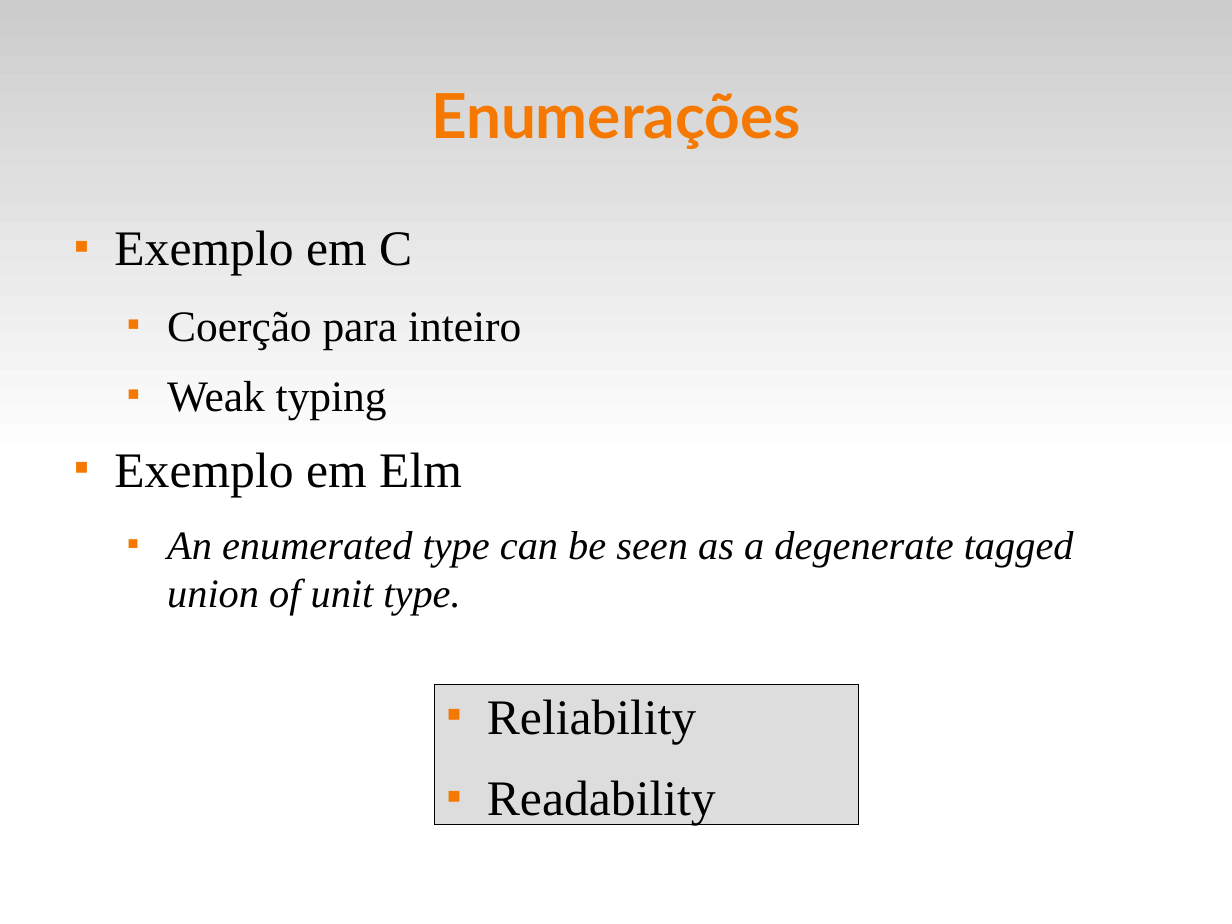
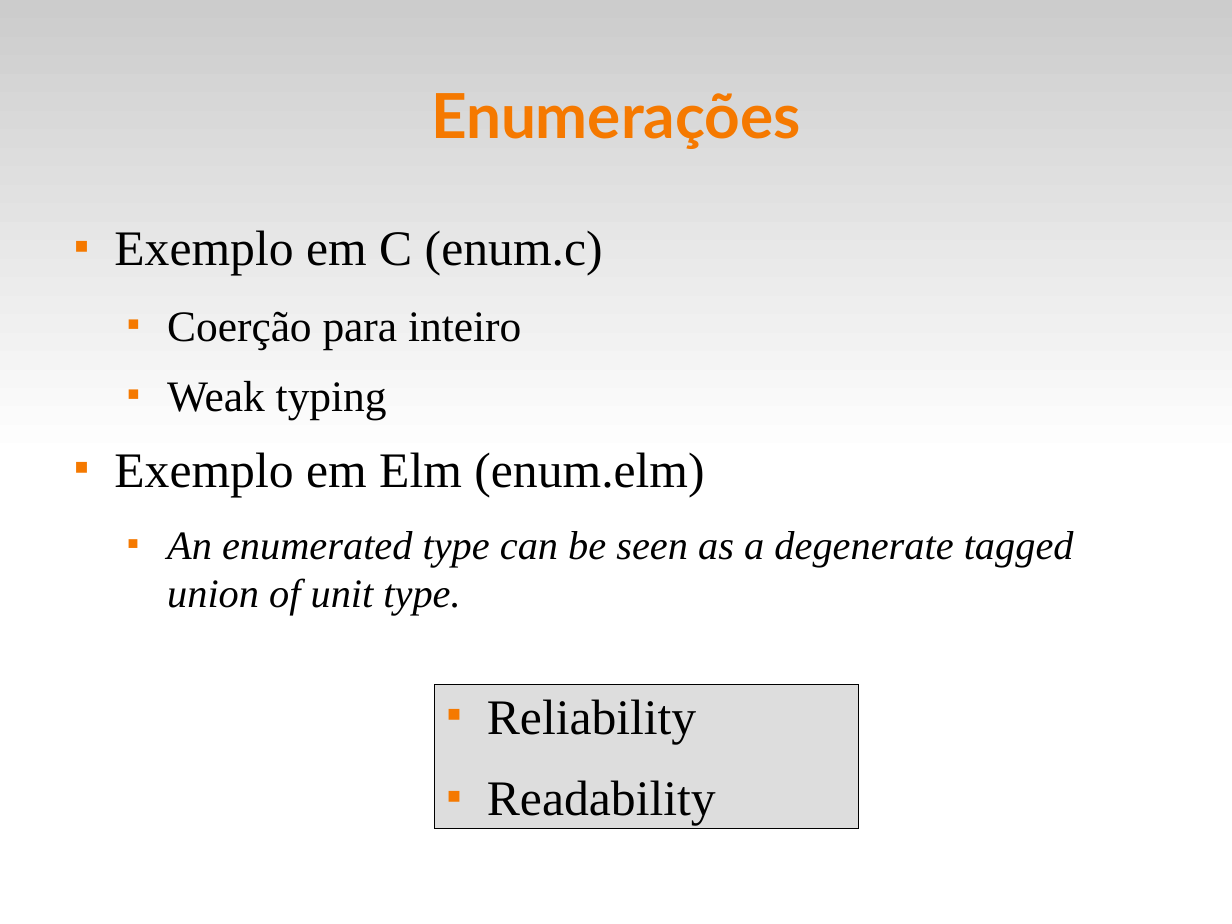
Before and after one commit to fsantanna-uerj/EDL, a slide deck: slide 16 of slides/edl-05-data.odp. Drawn at 1232x924 pixels with LibreOffice and Linux fonts; fonts in the diff are those of the drawing. Boxes give left, top, right and bottom in pixels: in the first picture for what was removed or moved away, otherwise in the second. Text is boxed around its words. In the diff, an @@ line names an element or a change of style, - is before the commit and + after.

```diff
--- a/slides/edl-05-data.odp
+++ b/slides/edl-05-data.odp
@@ text at [114, 230, 603, 276]: text changed @@
-■ Exemplo em C
+■ Exemplo em C (enum.c)
@@ text at [114, 452, 704, 497]: text changed @@
-■ Exemplo em Elm
+■ Exemplo em Elm (enum.elm)
```
Also in this commit, not shown: 8 other slides changed, 11 other files.
